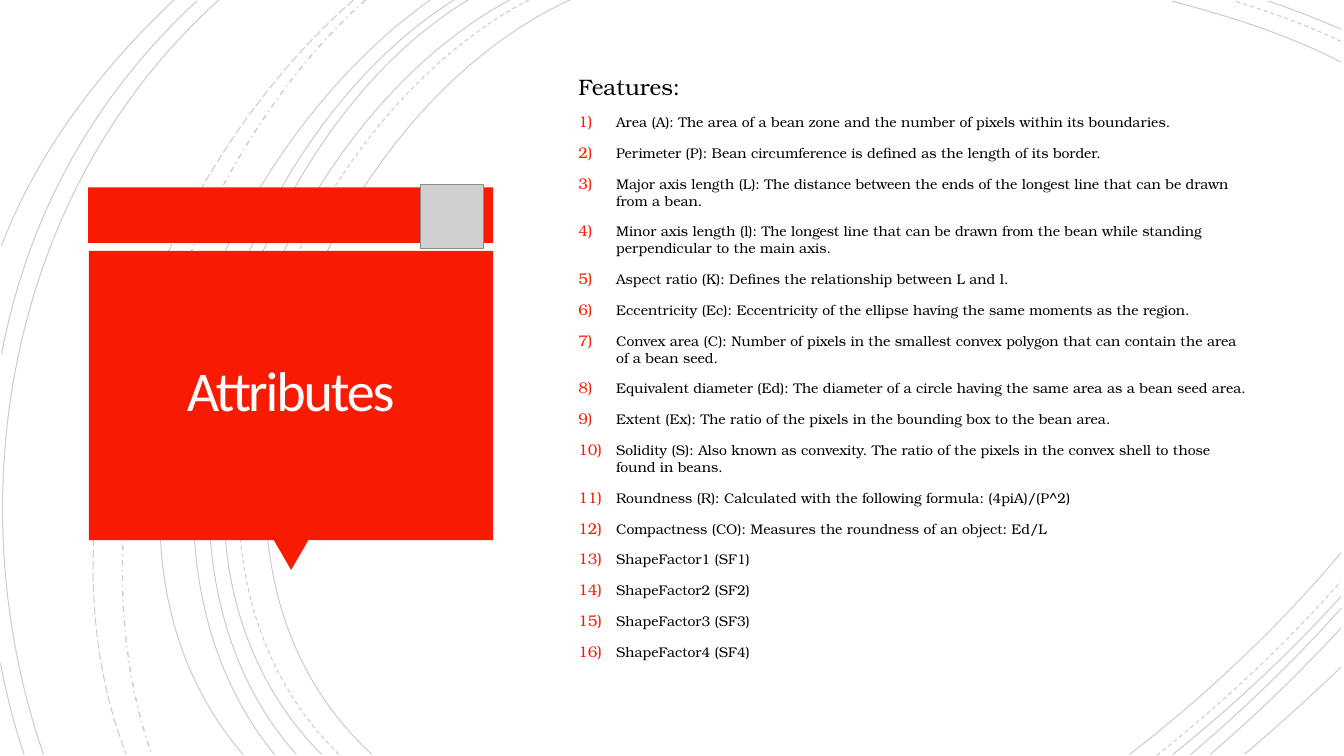
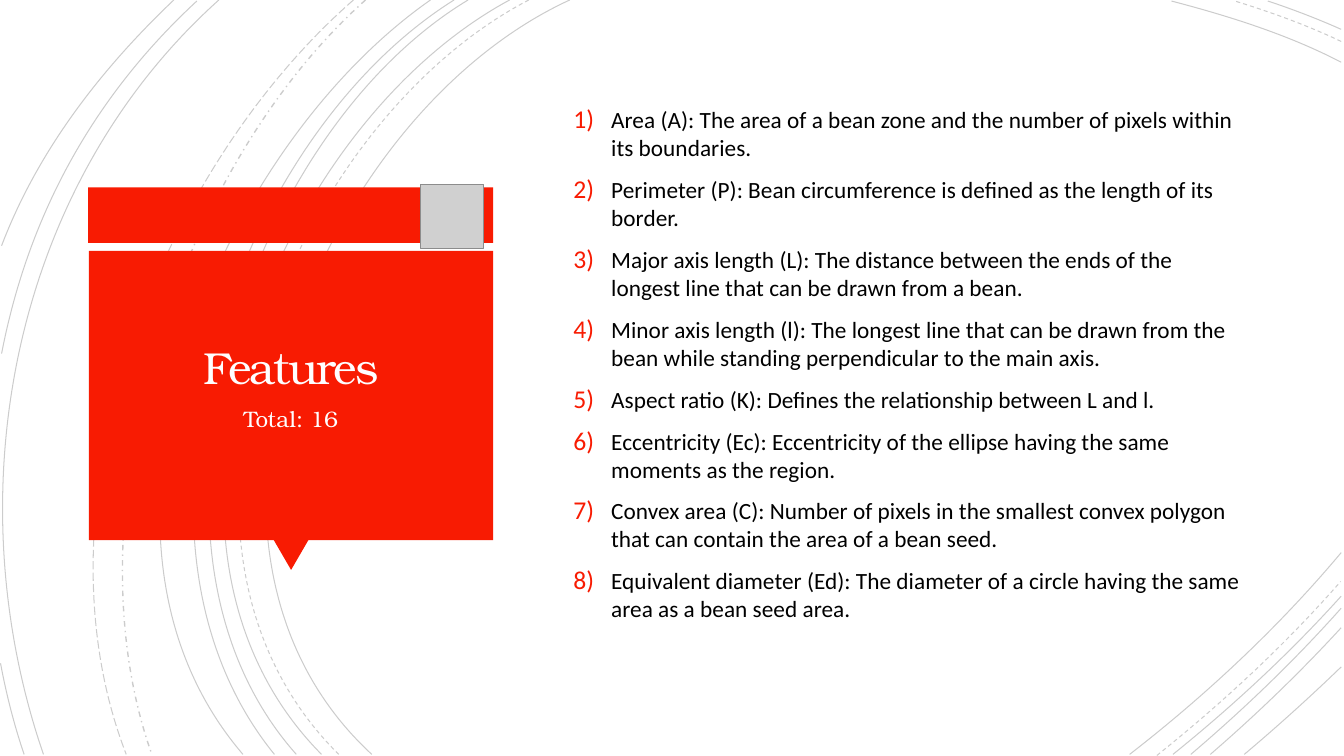
Before and after one commit to mmkke/DS5230_clustering_project, a slide deck: slide 4 of ds5230_phase1_farrell_massone.pptx. Drawn at 1344x756 pixels with LibreOffice and Linux fonts; fonts in the diff are those of the drawing; grey boxes stand for pictures. Boxes give left, top, right and bottom in pixels: in the first picture for what was removed or moved away, otherwise in the second. Text is boxed around its words. In the diff, an @@ line names an element or a change of style, - is before the commit and + after.

Commit message:
Powerpoint update.

```diff
--- a/ds5230_phase1_farrell_massone.pptx
+++ b/ds5230_phase1_farrell_massone.pptx
@@ text "Area (A): The area of ...": place and size @@
-text "Area (A): The area of ..." at bbox=[578, 79, 1246, 661]
+text "Area (A): The area of ..." at bbox=[611, 111, 1239, 617]
@@ text "Area (A): The area of ..." at bbox=[611, 111, 1239, 617]: size 10 to 16.6 pt, font TeX Gyre Bonum to Calibri @@
@@ text at bbox=[578, 79, 680, 96]: paragraph removed @@
-Features:
@@ title added at bbox=[203, 353, 378, 385], 32 pt, text #FFFEFF @@
+Features
@@ title removed at bbox=[187, 372, 395, 412] @@
-Attributes
@@ text added at bbox=[244, 411, 338, 428], 16 pt, text #FFFEFF @@
+Total: 16
@@ text at bbox=[616, 414, 1210, 661]: paragraphs removed @@
-9) Extent (Ex): The ratio of the pixels in the bounding box to the bean area.
-10) Solidity (S): Also known as convexity. The ratio of the pixels in the convex shell to those found in beans.
-11) Roundness (R): Calculated with the following formula: (4piA)/(P^2)
-12) Compactness (CO): Measures the roundness of an object: Ed/L
-13) ShapeFactor1 (SF1)
-14) ShapeFactor2 (SF2)
-15) ShapeFactor3 (SF3)
-16) ShapeFactor4 (SF4)
```
Also in this commit, not shown: 4 other slides changed, 3 slides added, 1 other file.
